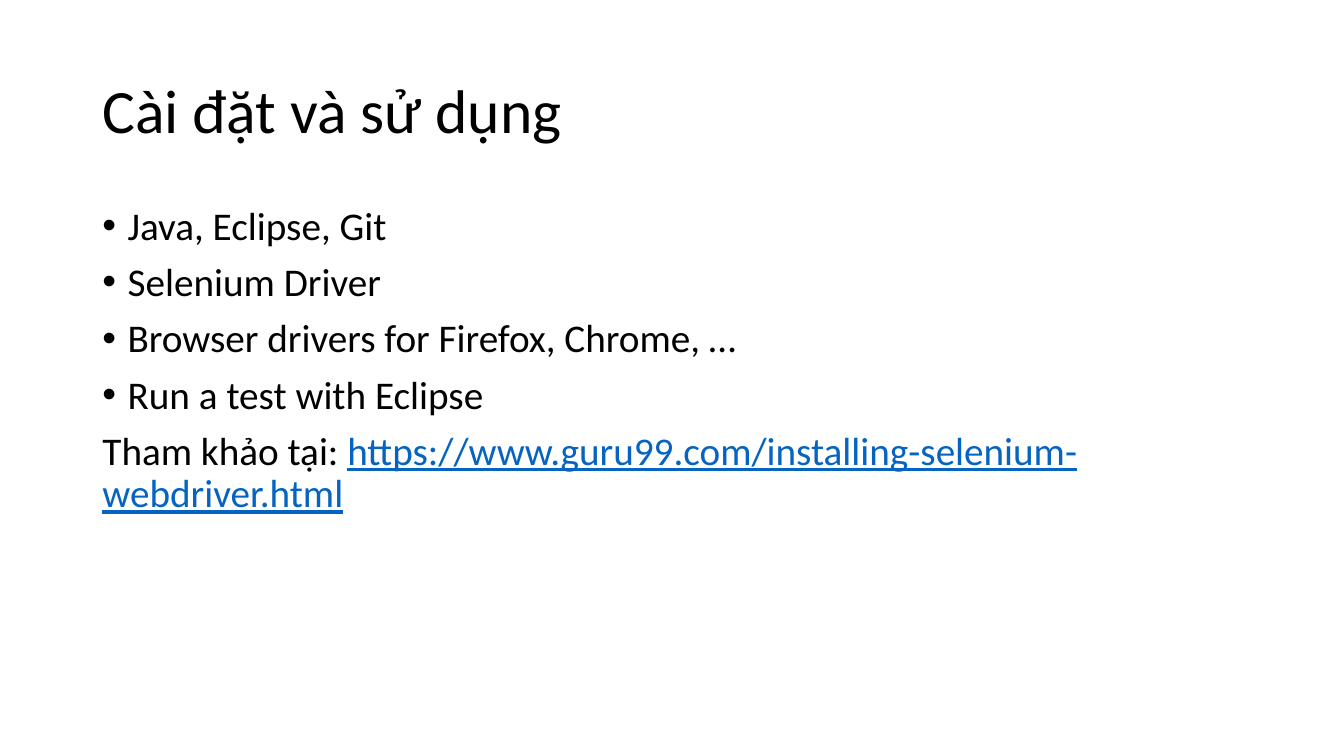
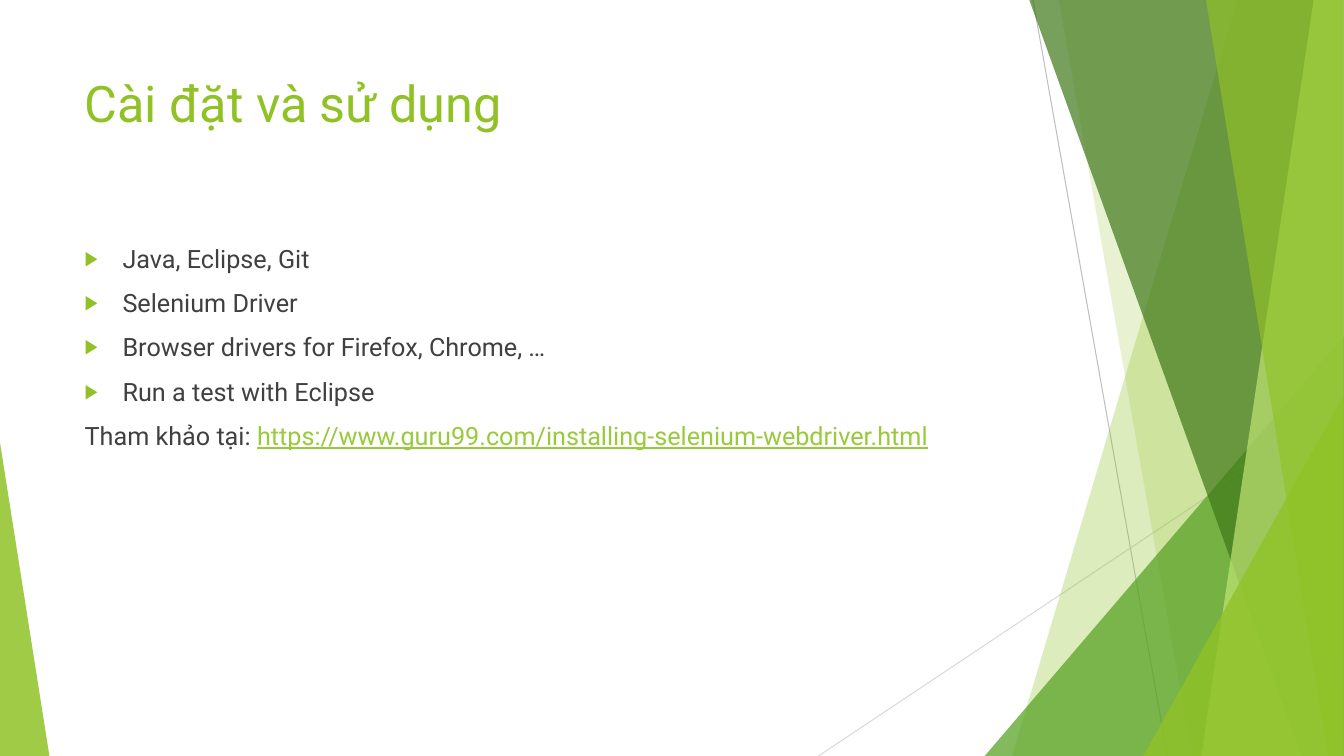
Before and after one commit to mrquanga3/automation_test_training, a slide deck: slide 12 of documents/slides/Bai 1 - Gioi thieu ve automation test va selenium webdriver.pptx. Drawn at 1344x756 pixels with LibreOffice and Linux fonts; fonts in the diff are those of the drawing. Boxes give left, top, right and bottom in pixels: in the first picture for what was removed or moved away, otherwise in the second. Text is boxed around its words. In the diff, an @@ line names an element or a change of style, - is before the commit and + after.

Commit message:
Slide bai 1, Gioi thieu automation test, update font slide

```diff
--- a/documents/slides/Bai 1 - Gioi thieu ve automation test va selenium webdriver.pptx
+++ b/documents/slides/Bai 1 - Gioi thieu ve automation test va selenium webdriver.pptx
@@ title "Cài đặt và sử dụng": place and size @@
-title "Cài đặt và sử dụng" at bbox=[102, 89, 562, 144]
+title "Cài đặt và sử dụng" at bbox=[85, 81, 502, 133]
@@ title "Cài đặt và sử dụng" at bbox=[85, 81, 502, 133]: size 44 to 36 pt, font Calibri to Roboto, text colour #000000 to #90C226; line spacing 0.9 to 1; vertical alignment middle to top @@
@@ text "Java, Eclipse, Git": place and size @@
-text "Java, Eclipse, Git" at bbox=[102, 212, 1077, 514]
+text "Java, Eclipse, Git" at bbox=[85, 249, 928, 451]
@@ text "Java, Eclipse, Git" at bbox=[85, 249, 928, 451]: size 28 to 18 pt, font Calibri to Roboto; text colour #000000 to #404040 in "Java, Eclipse, Git", "Selenium Driver", "Browser drivers for Firefox, Chrome, …", "Run a test with Eclipse" and 1 more places; text colour #0563C1 to #99CA3C in "https://www.guru99.com/installing-selenium-webdriver.html"; bullet • to ▶; line spacing 0.9 to 1 @@
@@ group added at bbox=[0, 0, 1344, 756]: 5 freeform shapes, 3 triangles, 2 lines @@
```
Also in this commit, not shown: 12 other slides changed.
